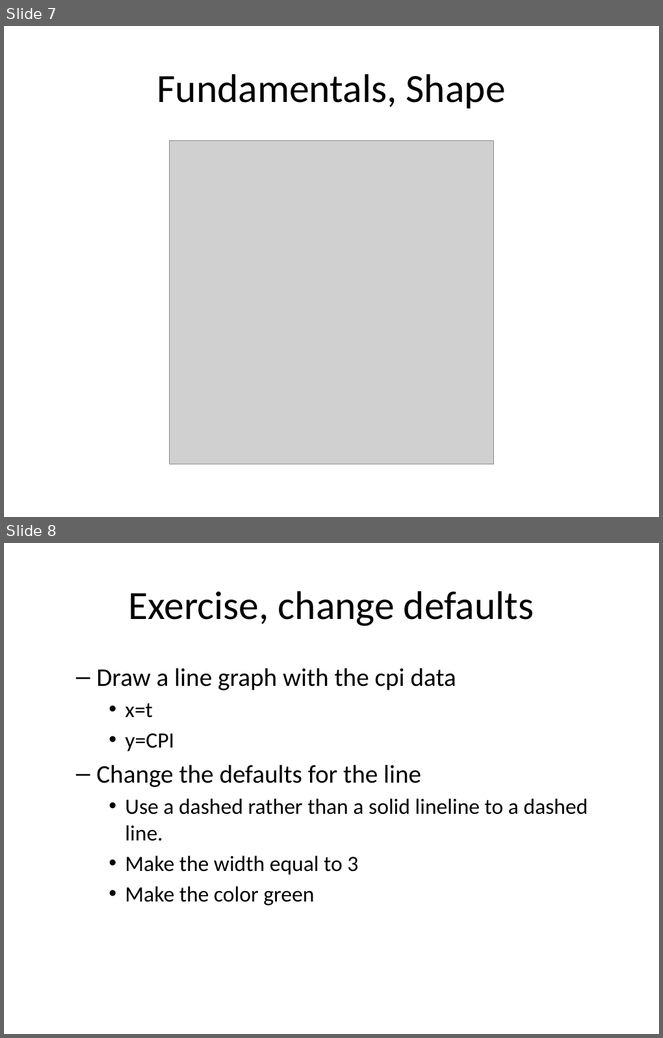
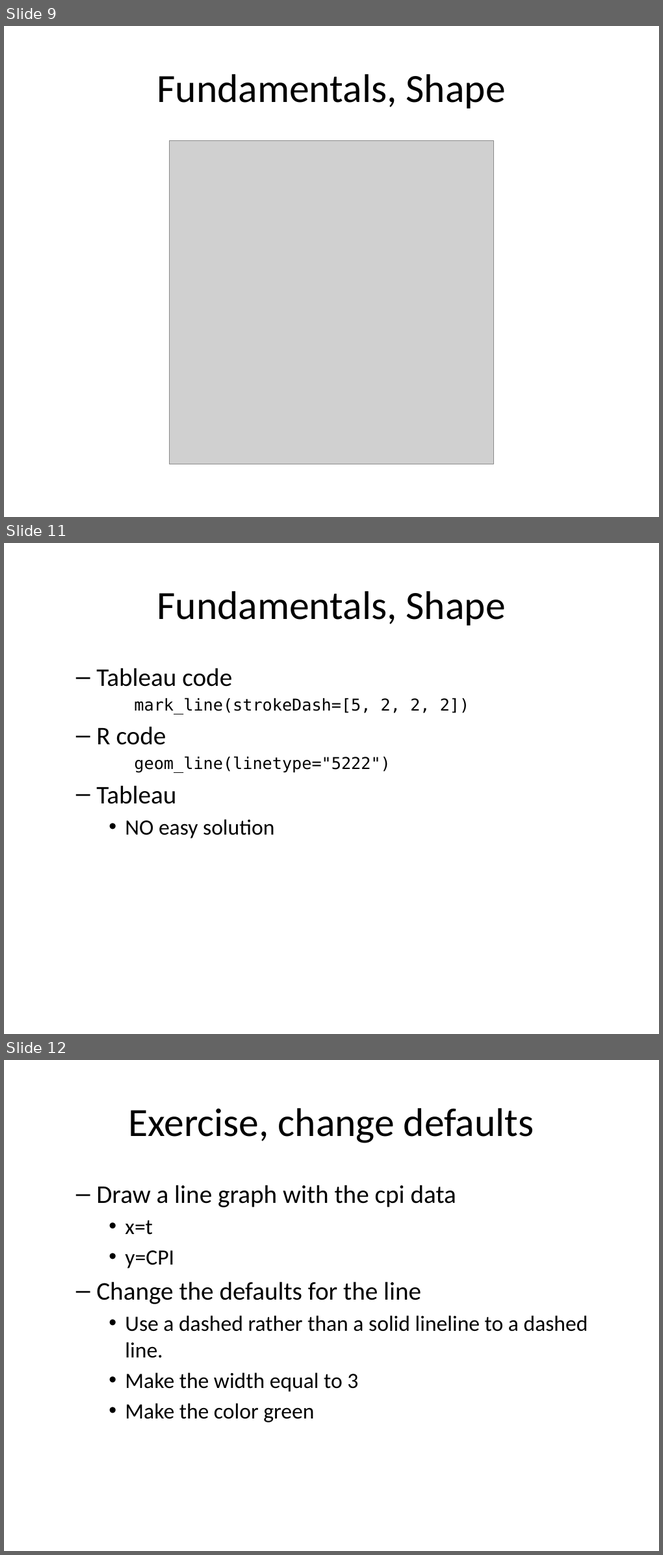
Before and after one commit to pmean/data-visualization, a slide deck: data-viz-03/component/fundamentals.pptx. Shown one above the other, each under a label of ours: slides 7 and 8 before the commit, slides 9, 11 and 12 after it; the slides between them are not shown. The pictures are 663x1038 and 663x1555 pixels, drawn with LibreOffice and Linux fonts; fonts in the diff are those of the drawing; grey boxes stand for pictures. Boxes give left, top, right and bottom in pixels: in the first picture for what was removed or moved away, otherwise in the second. Text is boxed around its words. In the diff, an @@ line names an element or a change of style, - is before the commit and + after.

```diff
--- a/data-viz-03/component/fundamentals.pptx
+++ b/data-viz-03/component/fundamentals.pptx
@@ slide 11 added at [4, 543, 659, 1034], background #FFFFFF @@
@@ title added at [157, 591, 506, 626], 44 pt, text #000000 @@
+Fundamentals, Shape
@@ text added at [96, 668, 470, 839], 18 pt, text #000000 @@
+  – Tableau code
+mark_line(strokeDash=[5, 2, 2, 2])
+  – R code
+geom_line(linetype="5222")
+  – Tableau
+    • NO easy solution
@@ what was slide 7 is now slide 9 @@
@@ what was slide 8 is now slide 12 @@
```
Also in this commit, not shown: 1 slide changed, 3 other slides added, 8 other files.
